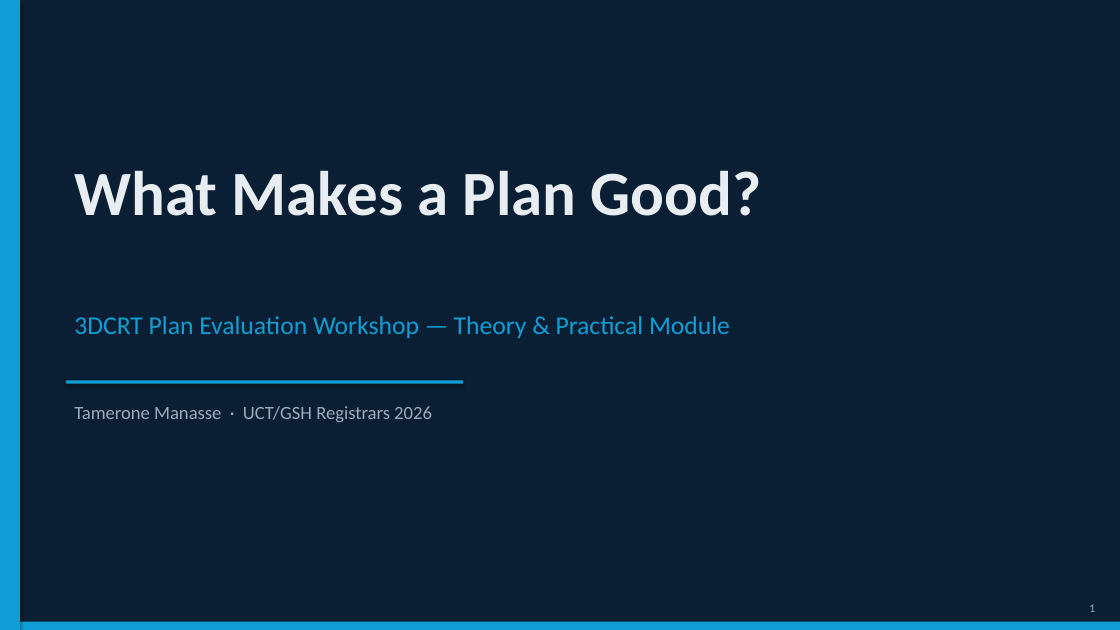
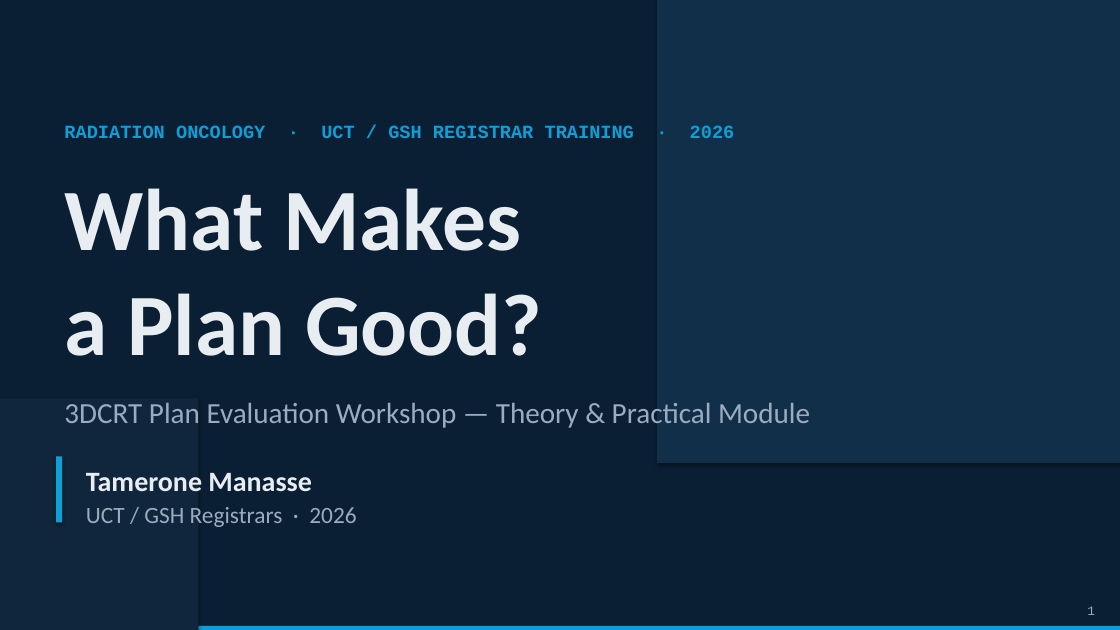
Before and after one commit to Tamerone/3DCRT-Evaluation-Workshop, a slide deck: slide 1 of 3DCRT_Workshop_Deck_v2.pptx. Drawn at 1120x630 pixels with LibreOffice and Linux fonts; fonts in the diff are those of the drawing. Boxes give left, top, right and bottom in pixels: in the first picture for what was removed or moved away, otherwise in the second. Text is boxed around its words. In the diff, an @@ line names an element or a change of style, - is before the commit and + after.

```diff
--- a/3DCRT_Workshop_Deck_v2.pptx
+++ b/3DCRT_Workshop_Deck_v2.pptx
@@ rectangle: place and size @@
-rectangle at (0,0,20,630)
+rectangle at (657,0,1120,464)
@@ rectangle at (657,0,1120,464): fill #0F9ED5 to #122F4A @@
@@ text added at (64,125,735,138), 16 pt, text #0F9ED5, bold @@
+RADIATION ONCOLOGY · UCT / GSH REGISTRAR TRAINING · 2026
@@ text "What Makes a Plan Good?": place and size @@
-text "What Makes a Plan Good?" at (74,170,762,216)
+text "What Makes a Plan Good?" at (64,188,542,356)
@@ text "What Makes a Plan Good?" at (64,188,542,356): size 54 to 75 pt @@
@@ rectangle removed at (66,381,463,384) @@
@@ rectangle added at (0,398,198,630), fill #0F263D @@
@@ text "3DCRT Plan Evaluation Workshop — ...": place and size @@
-text "3DCRT Plan Evaluation Workshop — ..." at (74,316,730,338)
+text "3DCRT Plan Evaluation Workshop — ..." at (64,403,810,428)
@@ text "3DCRT Plan Evaluation Workshop — ..." at (64,403,810,428): size 22 to 25 pt, text colour #0F9ED5 to #9AACBE @@
@@ rectangle added at (56,456,62,523), fill #0F9ED5 @@
@@ text added at (86,473,311,491), 24 pt, text #E8EDF2, bold @@
+Tamerone Manasse
@@ text at (86,507,356,527): text changed; size 16 to 20 pt @@
-Tamerone Manasse · UCT/GSH Registrars 2026
+UCT / GSH Registrars · 2026
@@ text "1" at (1087,606,1095,615): size 10 to 11 pt, font Calibri to Courier New @@
@@ rectangle: place and size @@
-rectangle at (0,622,1120,630)
+rectangle at (0,626,1120,630)
```
Also in this commit, not shown: 32 other slides changed, 6 slides added, 6 slides removed, 1 other file.
